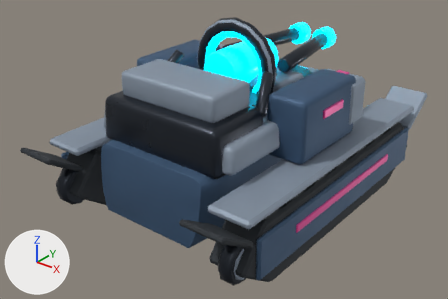
What one commit did to the Blender file content/source-art/surgearctank-rigged.blend.
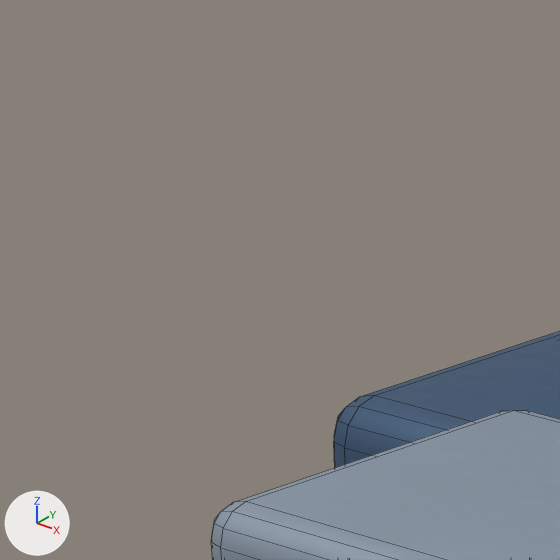
The first picture shows the older version from a 50 mm lens placed at (2.83, -3.78, 2.73), pointed at (-0.03, -0.21, 0.51). The close-ups show the older and then the newer version on the part from 21% to 37% of the width and 2% to 26% of the height of that picture. Only the edits that show in the close-ups are written down. Arrows for +X, +Y and +Z are at lower left; the lights stay in place. The close-ups show mesh edges as thin lines.

In view in the first close-up: 'SurgeArcTankArmor_Capacitor_L', 'SurgeArcTankArmor_GeneratorCover'.
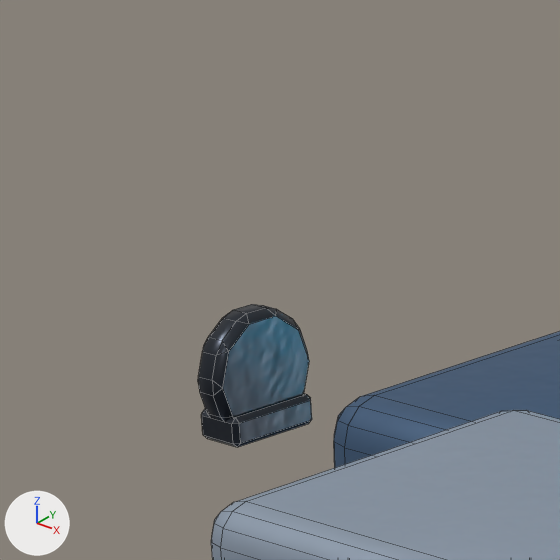
Pixel boxes [x1, y1, x2, y2] of what changed, in the close-ups (560 x 560 px):
```json
{"object": "SurgeArcTankArmor_LiftingLug_3", "change": "added", "after": [198, 304, 309, 421]}
{"object": "SurgeArcTankArmor_LugWeldPad_3", "change": "added", "after": [201, 394, 312, 447]}
```

Edits to the scene script, one JSON object a line:
```json
{"op": "add", "block": "me_cube_059", "code": ["me_cube_059 = bpy.data.meshes.new('Cube.059')", "me_cube_059.from_pydata(...)  # 24 vertices, 26 faces; spans x -0.0262..0.0262, y -0.052..0.052, z -0.015..0.015", "me_cube_059.materials.append(mat_surgearctank_gunmetal)"]}
{"op": "add", "block": "me_cylinder_077", "code": ["me_cylinder_077 = bpy.data.meshes.new('Cylinder.077')", "me_cylinder_077.from_pydata(...)  # 60 vertices, 62 faces; spans x -0.0175..0.0175, y -0.0625..0.0625, z -0.0618..0.0618", "me_cylinder_077.materials.append(mat_surgearctank_gunmetal)"]}
{"op": "add", "block": "ob_surgearctankarmor_lugweldpad_3", "code": ["ob_surgearctankarmor_lugweldpad_3 = bpy.data.objects.new('SurgeArcTankArmor_LugWeldPad_3', me_cube_059)", "ob_surgearctankarmor_lugweldpad_3.location = (-0.62, -0.66, 1.264)"]}
{"op": "add", "block": "ob_surgearctankarmor_liftinglug_3", "code": ["ob_surgearctankarmor_liftinglug_3 = bpy.data.objects.new('SurgeArcTankArmor_LiftingLug_3', me_cylinder_077)", "ob_surgearctankarmor_liftinglug_3.location = (-0.62, -0.66, 1.31)"]}
```
